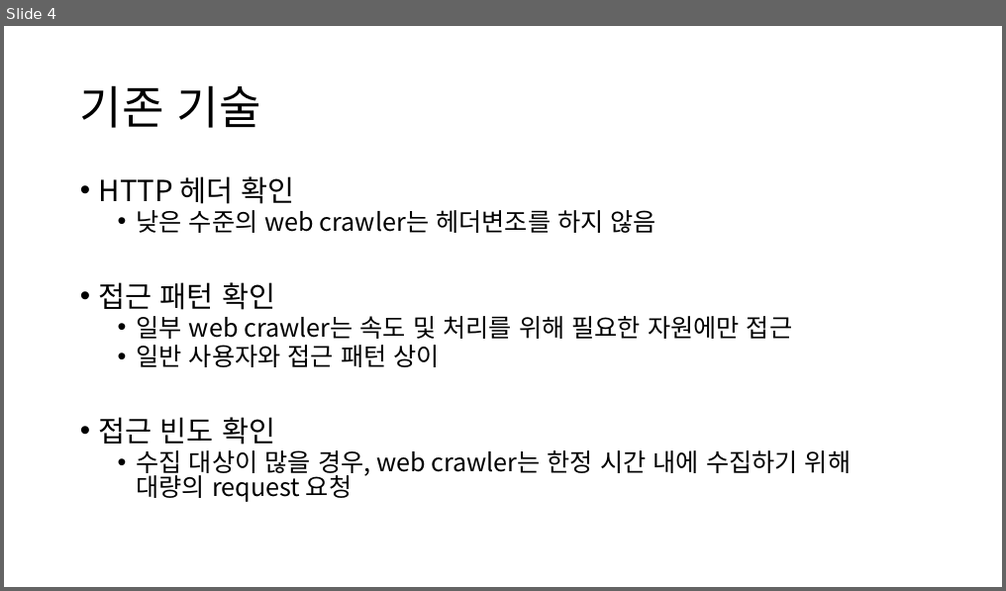
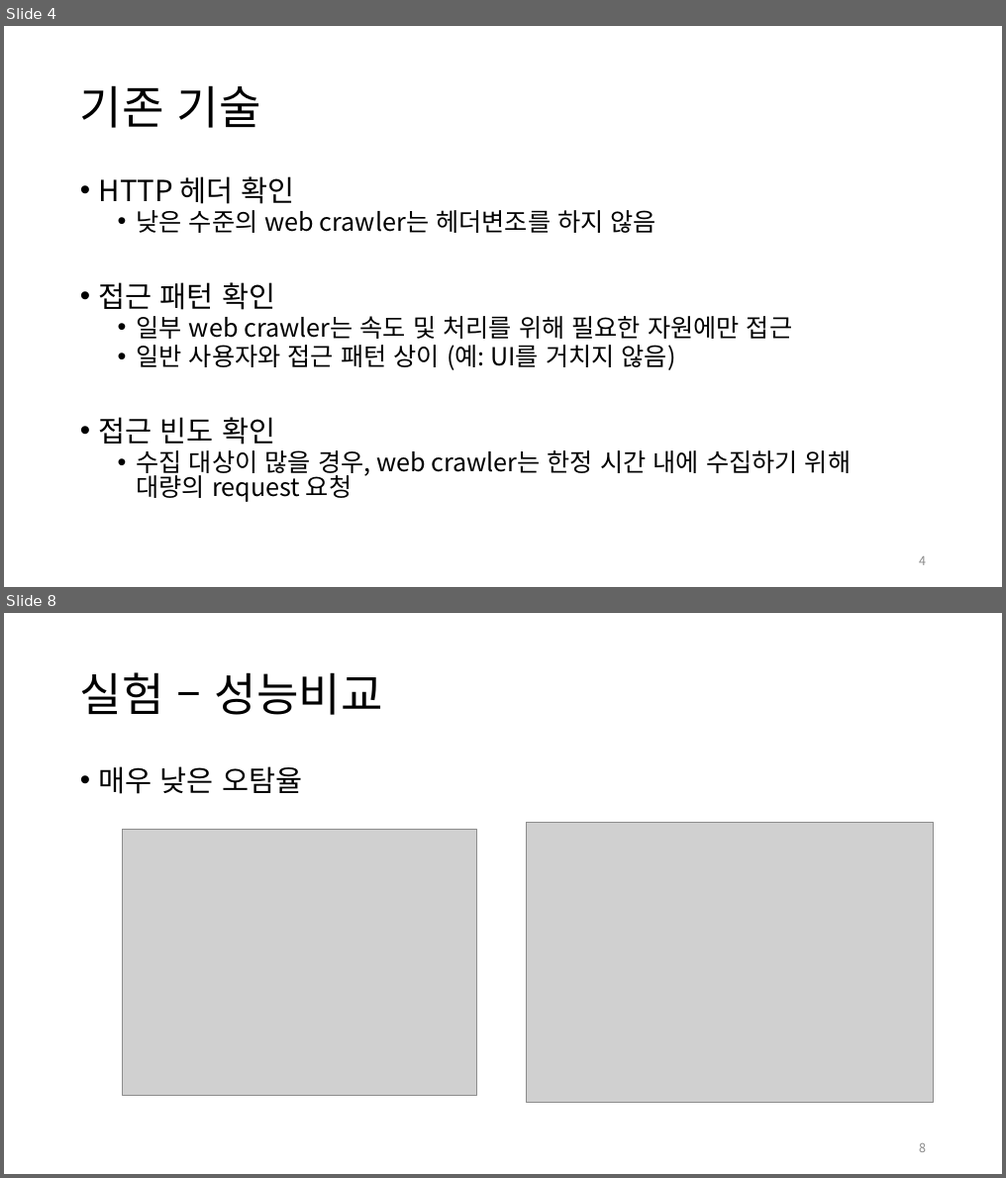
Before and after one commit to diemori/anti-crawler, a slide deck: 30_Presentation/AntiCrawlerLTM_노인우_20180611.pptx. Shown one above the other, each under a label of ours: slide 4 before the commit, slides 4 and 8 after it; the slides between them are not shown. The pictures are 1006x591 and 1006x1178 pixels, drawn with LibreOffice and Linux fonts; fonts in the diff are those of the drawing; grey boxes stand for pictures. Boxes give left, top, right and bottom in pixels: in the first picture for what was removed or moved away, otherwise in the second. Text is boxed around its words. In the diff, an @@ line names an element or a change of style, - is before the commit and + after.

```diff
--- a/30_Presentation/AntiCrawlerLTM_노인우_20180611.pptx
+++ b/30_Presentation/AntiCrawlerLTM_노인우_20180611.pptx
@@ slide 8 added at <box>4,613,1002,1174</box>, background #FFFFFF @@
@@ title added at <box>80,672,383,715</box>, 44 pt, text #000000 @@
+실험 – 성능비교
@@ text added at <box>99,766,302,794</box>, 28 pt, text #000000 @@
+• 매우 낮은 오탐율
@@ picture added at <box>122,830,476,1095</box> @@
@@ picture added at <box>527,822,934,1102</box> @@
@@ page number added at <box>919,1144,926,1153</box>, 12 pt, text #8C8C8C @@
+8
@@ slide 4 changed as well @@
@@ text at <box>137,345,676,371</box>: text changed @@
-  • 일반 사용자와 접근 패턴 상이
+  • 일반 사용자와 접근 패턴 상이 (예: UI를 거치지 않음)
@@ page number added at <box>919,557,926,566</box>, 12 pt, text #8C8C8C @@
+4
```
Also in this commit, not shown: 5 other slides changed, 3 other slides added, 1 slide removed, 5 other files.
